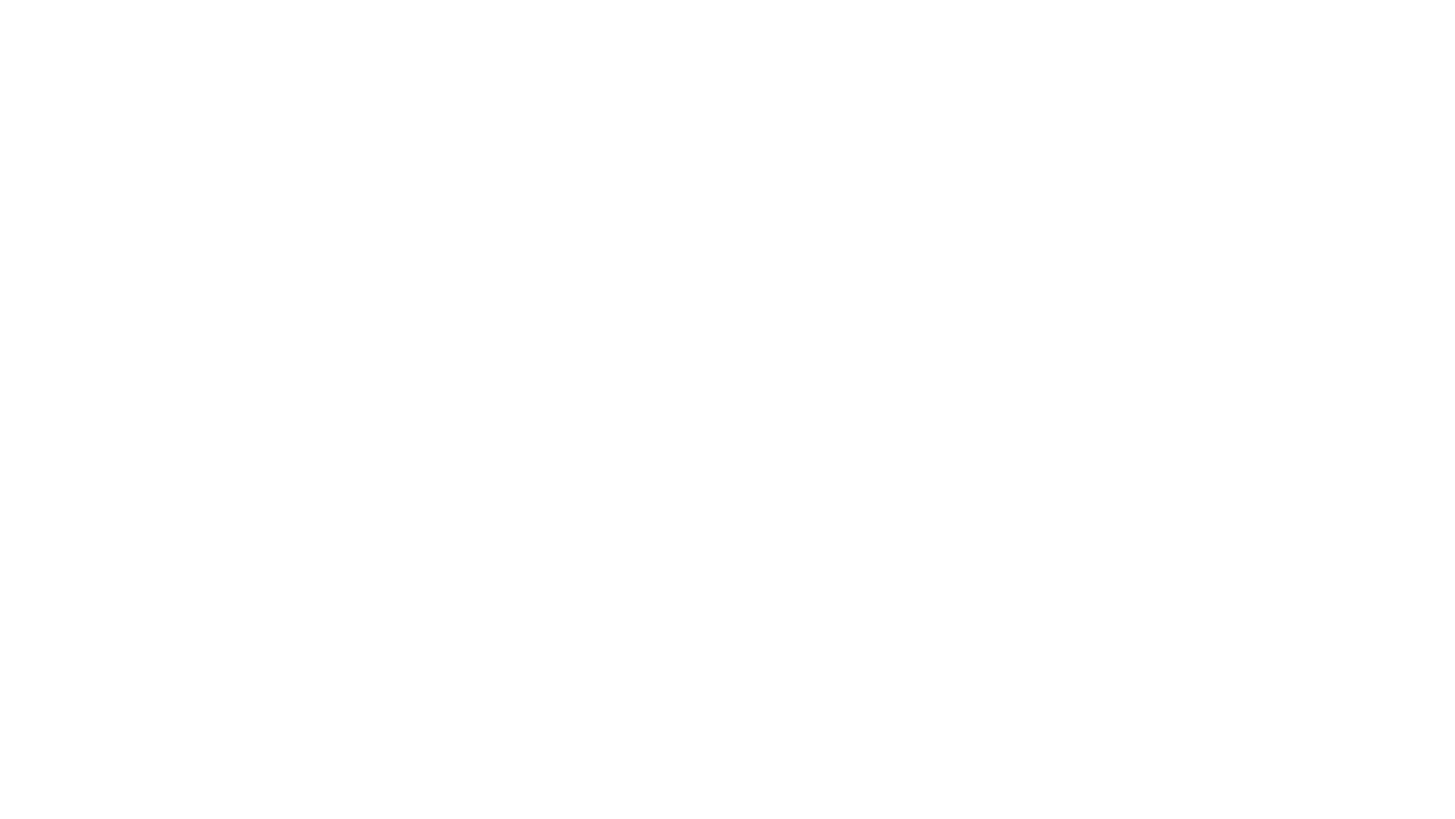
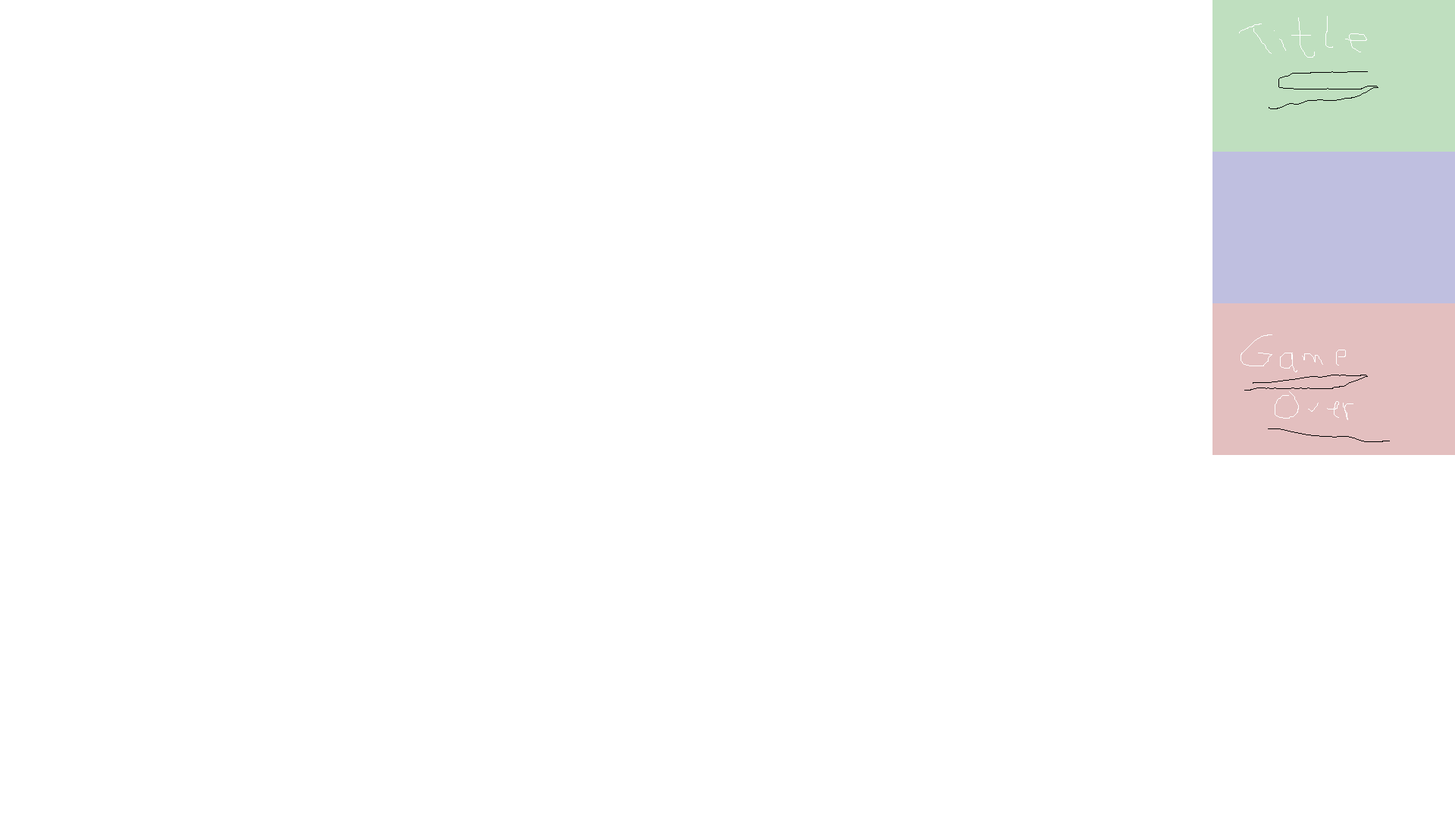
Layer changes from the first (1455, 819) image to the second:
renamed "Hintergrund" to "backgrounds", painted on it over [1239, 15, 1391, 442]
painted on "helpers" over [1212, 0, 1455, 455]
